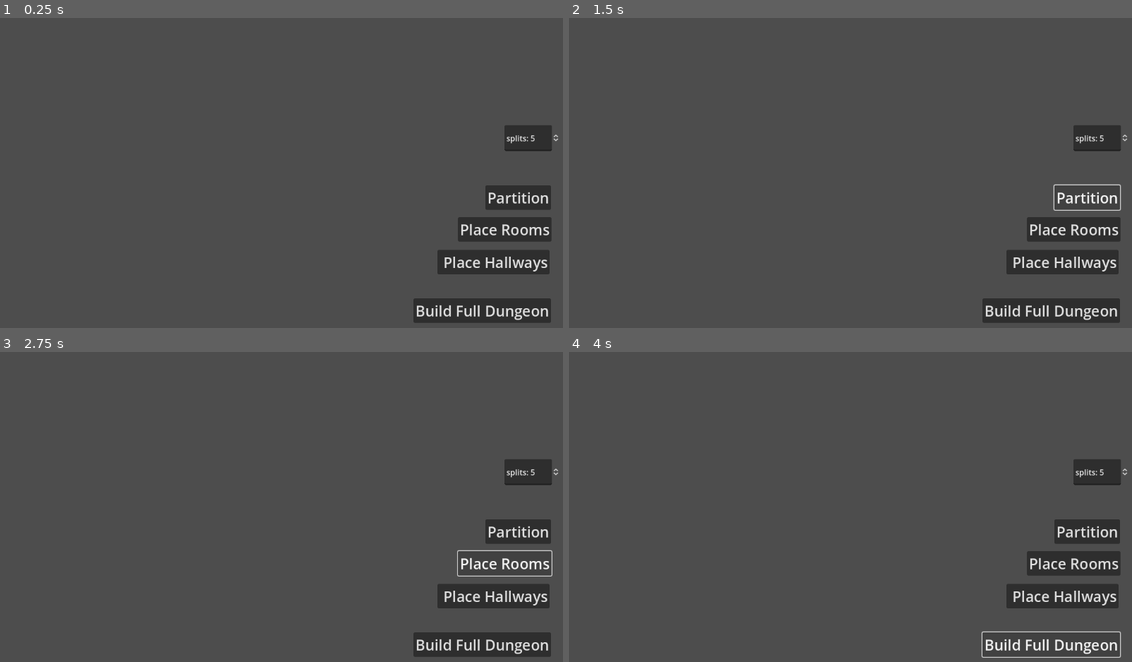
Above: before the commit, frames 1-4 (two rows, left to right).
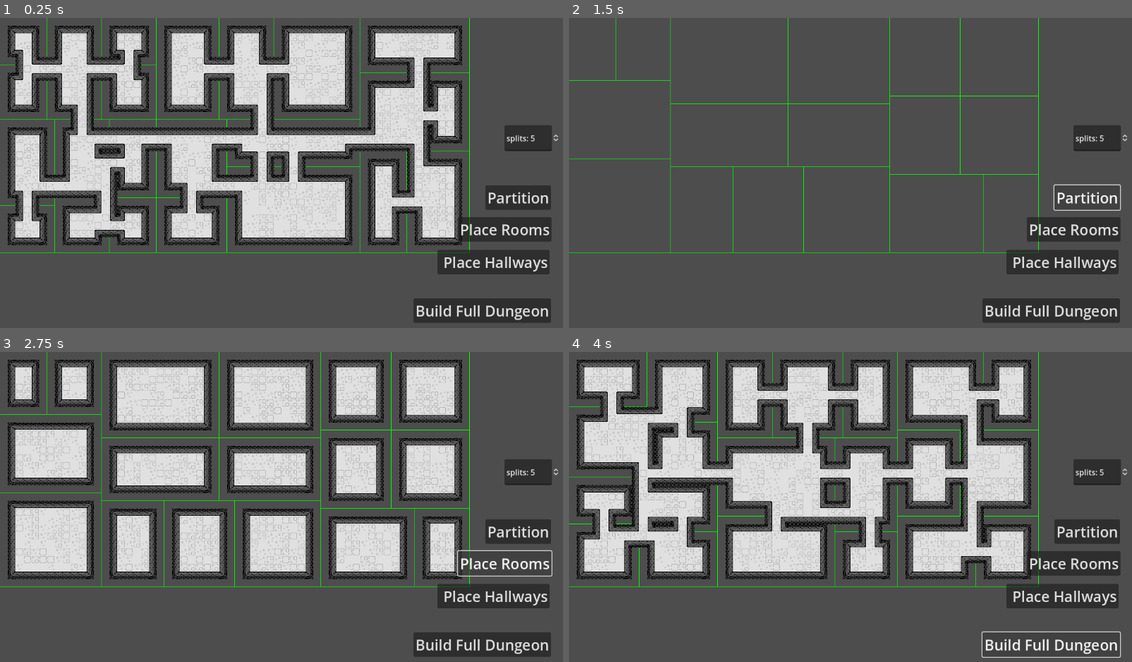
Above: after the commit, the same moments.

Repository: IanLum/Procedural-Dungeon-Generation
Game: Godot game, scene res://main.tscn
The game is run twice, just before and just after one commit, with the same random seed, the same clock (stepped at 60 frames per second) and the same inputs.
Inputs:
- Up to frame 1 (0.25 s): no input
- Up to frame 2 (1.5 s): click "Build Full Dungeon" at 0.5 s; click "Partition" at 1.25 s
- Up to frame 3 (2.75 s): click "Place Rooms" at 2 s
- Up to frame 4 (4 s): click "Place Hallways" at 2.75 s; click "Build Full Dungeon" at 3.5 s

The runs differ from the first frame. In frame 1, 33% of the frame differs, in the area x 0-84%, y 0-76%; in frame 2, 1.2%; in frame 3, 32%; in frame 4, 35%.
Error before the commit: Parse Error: Too few arguments for "split()" call. Expected at least 2 but received 1. (res://main.gd:31)

Commit message:
paste terrain tile code to main

Diff:
--- a/main.gd
+++ b/main.gd
@@ -1,6 +1,10 @@
 extends Node2D
 
 const TILE_SIZE := 16
+const PADDING := 1
+const MIN_PARTITION_SIZE := 6	# This translates to a min room size of 2,
+								# two tiles of padding, two tiles of walls,
+								# then the last two tiles are the room
 
 @onready var tile_map = $TileMap
 @onready var splits_selector = $CanvasLayer/NumSplits
@@ -28,17 +32,24 @@
 		)
 
 func full_generate():
-	root.split(splits_selector.value)
+	root.split(splits_selector.value, MIN_PARTITION_SIZE)
 	tile_map.clear()
 	place_room_tiles()
 	place_hallway_tiles()
 	queue_redraw()
 
+func place_terrain(tiles: Array[Vector2i]):
+	tile_map.set_cells_terrain_connect(
+		0, tiles, 0, 0
+	)
+
 func place_room_tiles():
 	for leaf in root.get_leaves():
-		for x in range(1, leaf.size.x - 1):
-			for y in range(1, leaf.size.y - 1):
-				place_tile(x + leaf.position.x, y + leaf.position.y)
+		var tiles: Array[Vector2i] = []
+		for x in range(PADDING, leaf.size.x - PADDING):
+			for y in range(PADDING, leaf.size.y - PADDING):
+				tiles.append(Vector2i(x + leaf.position.x, y + leaf.position.y))
+		place_terrain(tiles)
 
 func place_hallway_tiles():
 	var queue: Array[Branch] = [root]
@@ -52,14 +63,18 @@
 		queue.append_array([left, right])
 		var left_center := left.center()
 		var right_center := right.center()
+		var tiles: Array[Vector2i] = []
 		if left_center.x == right_center.x:
 			# vertical hallway
 			for y in range(right_center.y - left_center.y):
-				place_tile(left_center.x, left_center.y + y)
+				for x in range(left_center.x - 1, left_center.x + 2):
+					tiles.append(Vector2i(x, left_center.y + y))
 		else:
 			# horizontal hallway
 			for x in range(right_center.x - left_center.x):
-				place_tile(left_center.x + x, left_center.y)
+				for y in range(left_center.y - 1, left_center.y + 2):
+					tiles.append(Vector2i(left_center.x + x, y))
+		place_terrain(tiles)
 
 func place_tile(x, y):
 	tile_map.set_cell(0, Vector2i(x, y), 1, Vector2i(0, 0))
@@ -69,7 +84,7 @@
 
 
 func _on_partition_pressed():
-	root.split(splits_selector.value)
+	root.split(splits_selector.value, MIN_PARTITION_SIZE)
 	tile_map.clear()
 	queue_redraw()
 
